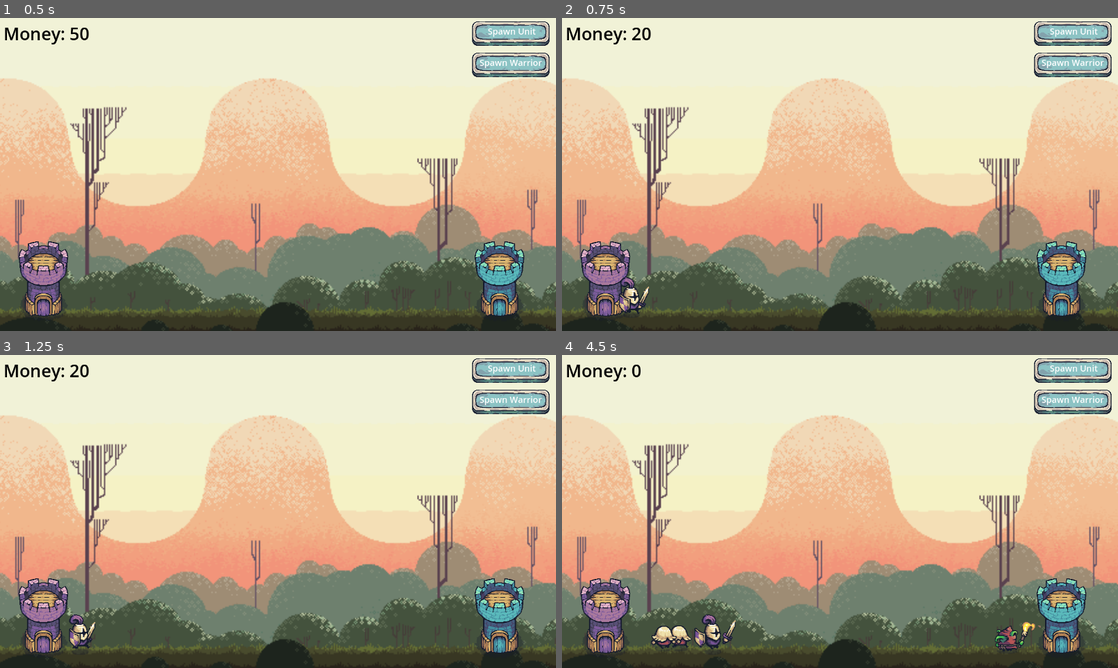
Above: before the commit, frames 1-4 (two rows, left to right).
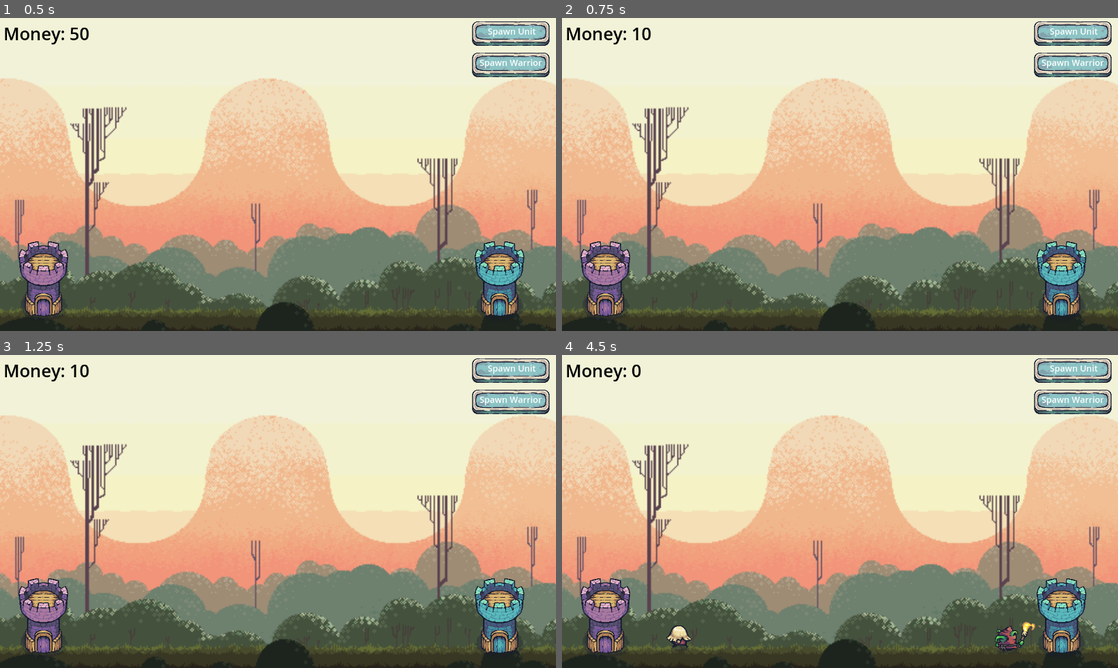
Above: after the commit, the same moments.

Repository: shafiq1rwan/tower_defense
Game: Godot game, scene res://game.tscn
Two runs of this game, one before a commit and one after it. Both use one fixed random seed, a clock stepped at 60 frames per second and the inputs below.
Inputs:
- Up to frame 1 (0.5 s): no input
- Up to frame 2 (0.75 s): click "Spawn Warrior" at 0.5 s
- Up to frame 3 (1.25 s): no input
- Up to frame 4 (4.5 s): click "Spawn Warrior" at 1.25 s; click "Spawn Unit" at 2 s; click "Spawn Unit" at 2.75 s; click "Spawn Warrior" at 3.5 s; click "Spawn Unit" at 4.25 s

Frame 1 is identical in both runs. In frame 2, 0.4% of the frame differs, in the area x 10-16%, y 3-95%; in frame 3, 0.4%; in frame 4, 0.7%, in the area x 16-32%, y 82-95%.

Commit message:
Add Range Character with Projectile

Diff:
--- a/game.gd
+++ b/game.gd
@@ -6,7 +6,8 @@
 @onready var warrior_button = $CanvasLayer/WarriorButton
 @onready var spawn_timer = $EnemySpawnTimer
 @onready var money_label = $CanvasLayer/MoneyLabel
-
+@onready var archer_button = $CanvasLayer/ArcherButton
+var archer_scene = preload("res://scenes/archer.tscn")
 var warrior_scene = preload("res://scenes/warrior.tscn")
 var unit_scene = preload("res://scenes/unit.tscn")
 var enemy_scene = preload("res://scenes/enemy.tscn")
@@ -24,6 +25,7 @@
 	spawn_timer.start()
 	unit_button.pressed.connect(spawn_unit)
 	warrior_button.pressed.connect(spawn_warrior)
+	archer_button.pressed.connect(spawn_archer)
 	update_ui()
 
 func _process(delta):
@@ -87,6 +89,9 @@
 	var dir = -1 if is_enemy else 1
 
 	if target == null:
+		if attacker.get_meta("stunned", false):
+			anim.play("default")
+			return
 		anim.play("default")
 		attacker.position.x += dir * 50 * delta
 		attacker.set_meta("attack_timer", 0)
@@ -135,3 +140,14 @@
 	tween.tween_property(text, "position", text.position + Vector2(0, -30), 1.0)
 	tween.tween_property(text, "modulate:a", 0, 1.0)
 	tween.tween_callback(Callable(text, "queue_free"))
+
+func spawn_archer():
+	if money < 40:
+		return
+	money -= 40
+	var unit = archer_scene.instantiate()
+	unit.position = player_tower.position + Vector2(50, 60)
+	unit.set_meta("hp", 15)
+	unit.set_meta("damage", 3)
+	add_child(unit)
+	player_units.append(unit)
--- a/game.tscn
+++ b/game.tscn
@@ -66,6 +66,23 @@
 text = "Spawn Warrior"
 label_settings = SubResource("LabelSettings_7jktm")
 
+[node name="ArcherButton" type="TextureButton" parent="CanvasLayer"]
+offset_left = 1080.0
+offset_top = 80.0
+offset_right = 1272.0
+offset_bottom = 144.0
+texture_normal = ExtResource("2_feb5d")
+texture_pressed = ExtResource("3_fc0e3")
+
+[node name="SpawnText" type="Label" parent="CanvasLayer/ArcherButton"]
+layout_mode = 0
+offset_left = 24.0
+offset_top = 8.0
+offset_right = 168.0
+offset_bottom = 36.0
+text = "Spawn Warrior"
+label_settings = SubResource("LabelSettings_7jktm")
+
 [node name="PlayerTower" parent="." instance=ExtResource("4_7jktm")]
 position = Vector2(100, 590)
 
--- /dev/null
+++ b/scenes/archer.tscn
@@ -0,0 +1,20 @@
+[gd_scene load_steps=4 format=3 uid="uid://bal0vqgtjlq8l"]
+
+[ext_resource type="Script" uid="uid://clgpjvq4mnv3m" path="res://scripts/archer.gd" id="1_jggnj"]
+
+[sub_resource type="SpriteFrames" id="SpriteFrames_iadyh"]
+
+[sub_resource type="CircleShape2D" id="CircleShape2D_iadyh"]
+
+[node name="Archer" type="Node2D"]
+script = ExtResource("1_jggnj")
+
+[node name="AnimatedSprite2D" type="AnimatedSprite2D" parent="."]
+sprite_frames = SubResource("SpriteFrames_iadyh")
+
+[node name="Area2D" type="Area2D" parent="."]
+
+[node name="CollisionShape2D" type="CollisionShape2D" parent="Area2D"]
+shape = SubResource("CircleShape2D_iadyh")
+
+[node name="fire_timer" type="Timer" parent="."]
--- /dev/null
+++ b/scenes/arrow.tscn
@@ -0,0 +1,12 @@
+[gd_scene load_steps=2 format=3 uid="uid://bdppksncatxg4"]
+
+[ext_resource type="Script" uid="uid://bsjdrxlkfl373" path="res://scripts/arrow.gd" id="1_umosx"]
+
+[node name="Arrow" type="Area2D"]
+script = ExtResource("1_umosx")
+
+[node name="Sprite2D" type="Sprite2D" parent="."]
+
+[node name="CollisionShape2D" type="CollisionShape2D" parent="."]
+
+[node name="stun_timer" type="Timer" parent="."]
--- /dev/null
+++ b/scripts/archer.gd
@@ -0,0 +1,40 @@
+extends CharacterBody2D
+
+@export var projectile_scene: PackedScene
+@export var fire_rate: float = 1.2
+@onready var sprite = $AnimatedSprite2D
+@onready var detection_area = $Area2D
+@onready var fire_timer = $fire_timer
+
+var target_in_range = false
+
+func _ready():
+	fire_timer.wait_time = fire_rate
+	fire_timer.timeout.connect(_on_fire_timer_timeout)
+	detection_area.body_entered.connect(_on_body_entered)
+	detection_area.body_exited.connect(_on_body_exited)
+	fire_timer.start()
+
+func _physics_process(delta):
+	if target_in_range:
+		sprite.play("attack")
+	else:
+		sprite.play("default")
+
+	move_and_slide()
+
+func _on_body_entered(body):
+	if body.is_in_group("enemy"):
+		target_in_range = true
+
+func _on_body_exited(body):
+	if body.is_in_group("enemy"):
+		target_in_range = false
+
+func _on_fire_timer_timeout():
+	if target_in_range:
+		var arrow = projectile_scene.instantiate()
+		arrow.position = global_position + Vector2(20, 0)
+		arrow.direction = Vector2(1, 0)
+		arrow.damage = 3
+		get_tree().current_scene.add_child(arrow)
--- /dev/null
+++ b/scripts/arrow.gd
@@ -0,0 +1,30 @@
+extends Area2D
+
+@export var speed = 300
+@export var damage = 3
+var direction = Vector2(1, 0)
+
+func _ready():
+	connect("body_entered", _on_body_entered)
+
+func _process(delta):
+	position += direction * speed * delta
+
+func _on_body_entered(body):
+	if body.is_in_group("enemy"):
+		body.set_meta("hp", body.get_meta("hp") - damage)
+		body.modulate = Color(1, 1, 1)  # Flash white
+		body.set_meta("stunned", true)
+
+		var bounce = create_tween()
+		var origin = body.position
+		bounce.tween_property(body, "position", origin + Vector2(-10, 0), 0.1)
+		bounce.tween_property(body, "position", origin, 0.3)
+
+		get_parent().show_floating_text(body.position, damage)
+
+		await get_tree().create_timer(0.5).timeout
+		body.modulate = Color(1, 1, 1, 1)
+		body.set_meta("stunned", false)
+
+		queue_free()
Binary file added: assets/Archer_Blue.png
Not shown, added: assets/Archer_Blue.png.import
Binary file added: assets/Arrow.png
Not shown, added: assets/Arrow.png.import
Not shown, added: assets/Art/Towers.png.import
Binary file added: assets/Dynamite.png
Not shown, added: assets/Dynamite.png.import
Binary file added: assets/TNT_Red.png
Not shown, added: assets/TNT_Red.png.import
Not shown, added: scripts/archer.gd.uid
Not shown, added: scripts/arrow.gd.uid
